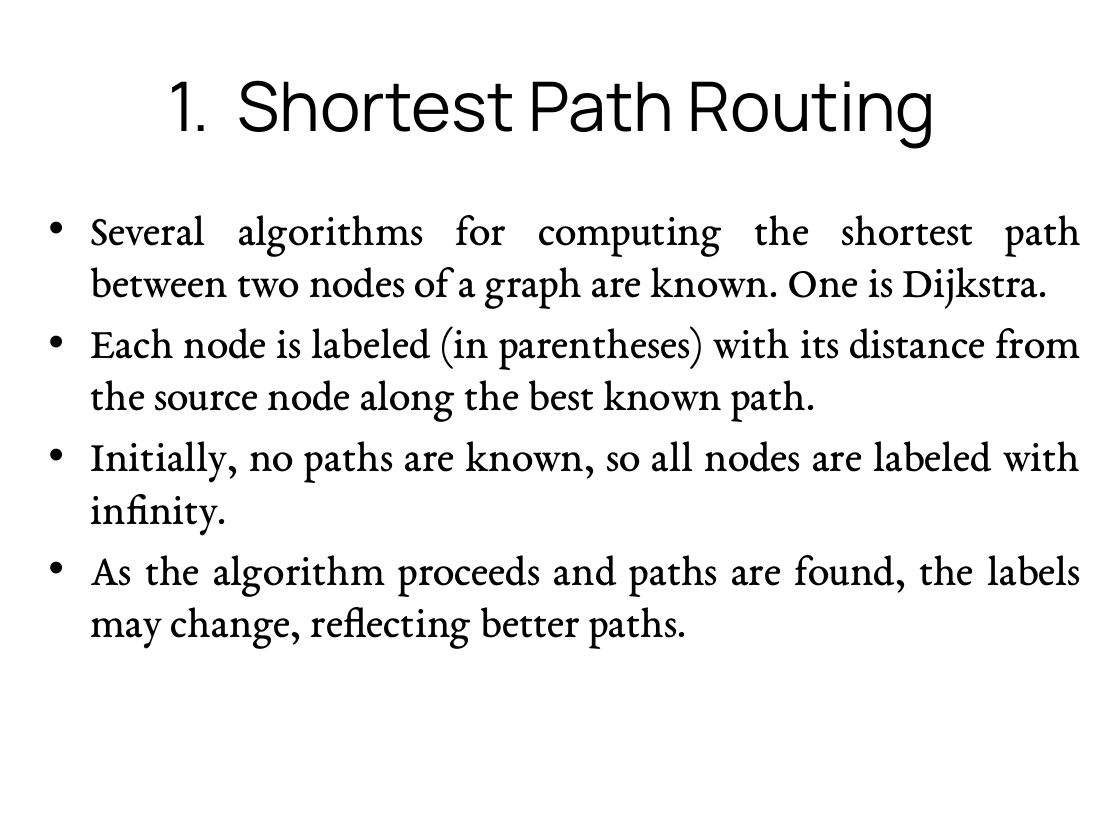
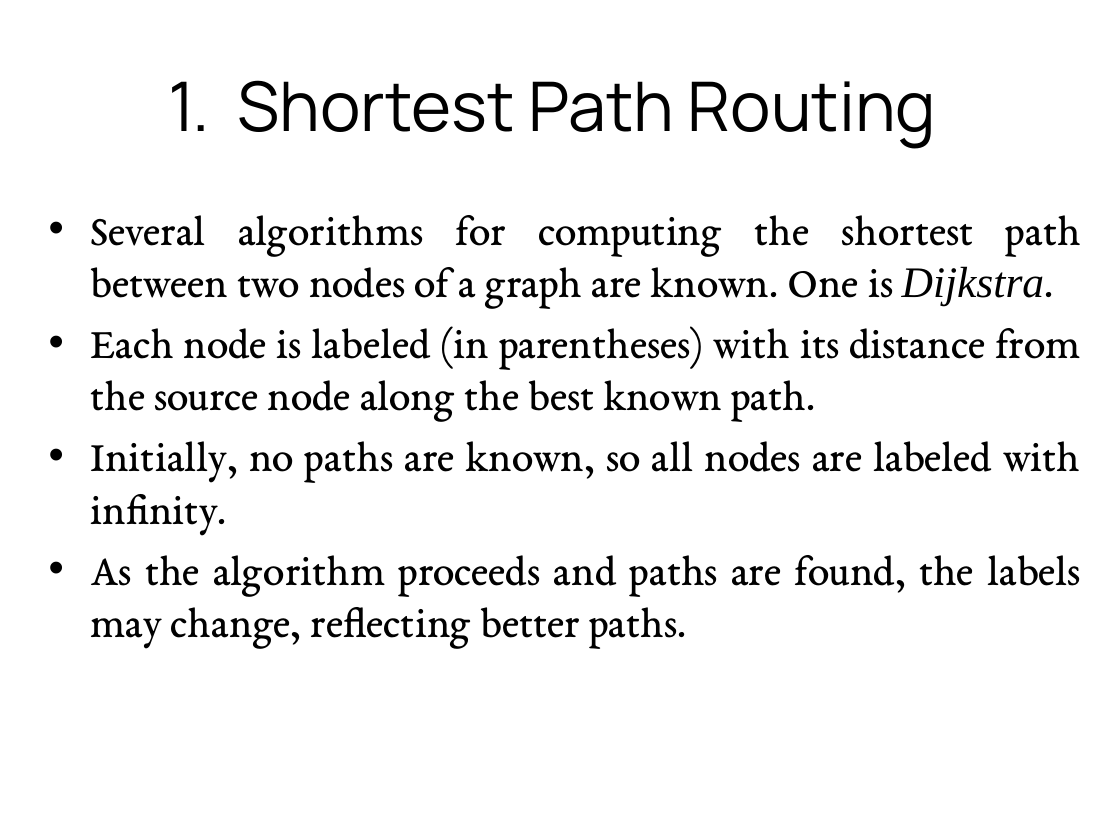
Before and after one commit to GeneralNitin/S6, a slide deck: slide 7 of 03. Computer Networks/PPTs/3.1. Routing – Shortest Path, Flooding, Distance Vector.pptx. Drawn at 1120x840 pixels with LibreOffice and Linux fonts; fonts in the diff are those of the drawing. Boxes give left, top, right and bottom in pixels: in the first picture for what was removed or moved away, otherwise in the second. Text is boxed around its words. In the diff, an @@ line names an element or a change of style, - is before the commit and + after.

```diff
--- a/03. Computer Networks/PPTs/3.1. Routing – Shortest Path, Flooding, Distance Vector.pptx
+++ b/03. Computer Networks/PPTs/3.1. Routing – Shortest Path, Flooding, Distance Vector.pptx
@@ text at bbox=[91, 215, 1081, 309]: font EB Garamond to Times New Roman, italic on in "Dijkstra." @@
```
Also in this commit, not shown: 1 other slide changed, 41 other files.
